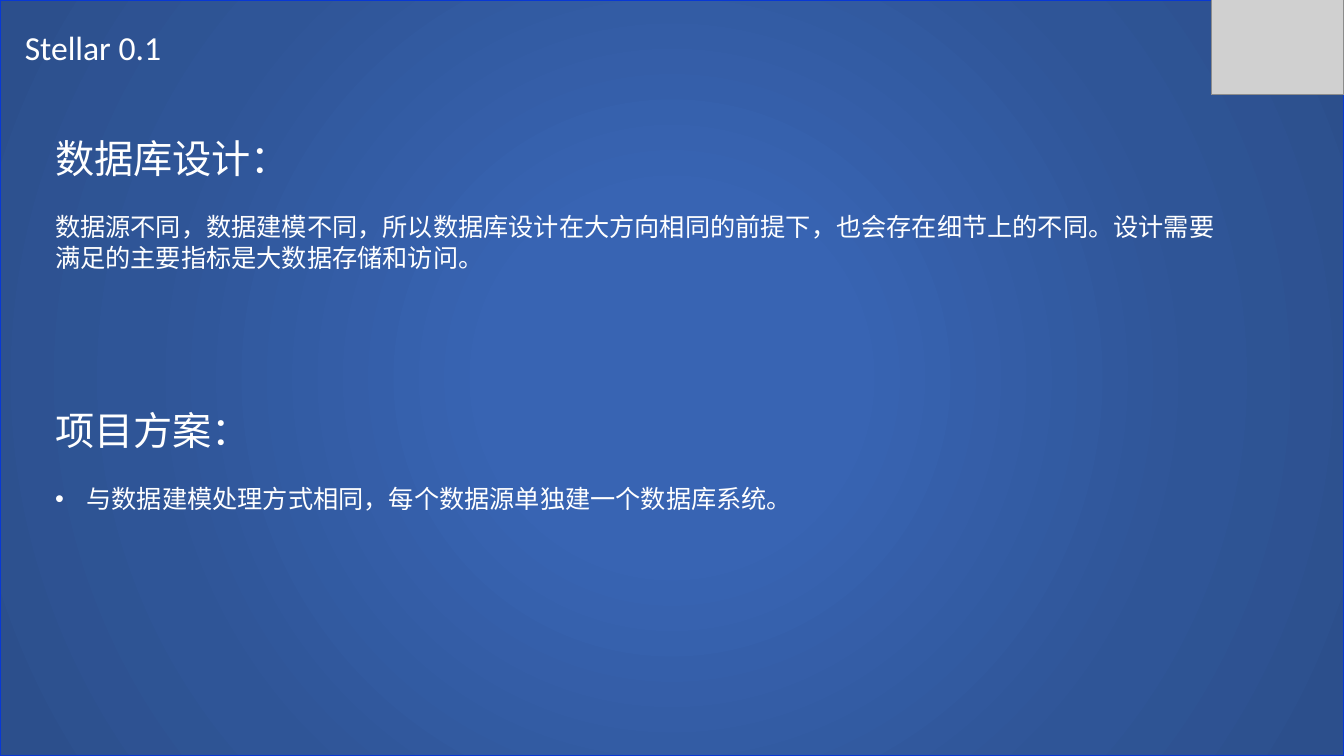
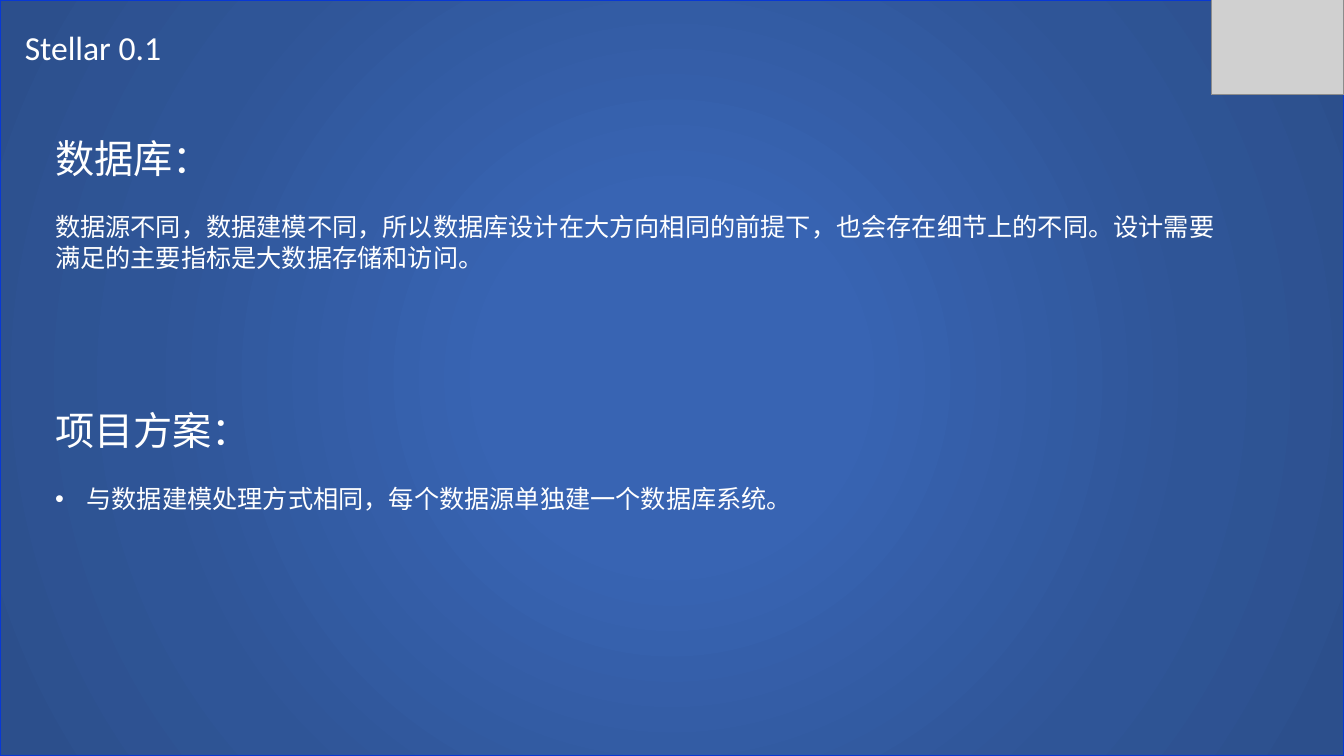
Before and after one commit to SCITLAS/Stellar, a slide deck: slide 23 of Stellar_0.1/documents/design.pptx. Drawn at 1344x756 pixels with LibreOffice and Linux fonts; fonts in the diff are those of the drawing; grey boxes stand for pictures. Boxes give left, top, right and bottom in pixels: in the first picture for what was removed or moved away, otherwise in the second. Text is boxed around its words. In the diff, an @@ line names an element or a change of style, - is before the commit and + after.

```diff
--- a/Stellar_0.1/documents/design.pptx
+++ b/Stellar_0.1/documents/design.pptx
@@ text at box(55, 140, 212, 176): text changed @@
-数据库设计：
+数据库：
```
Also in this commit, not shown: 4 other slides changed, 1 slide added.
